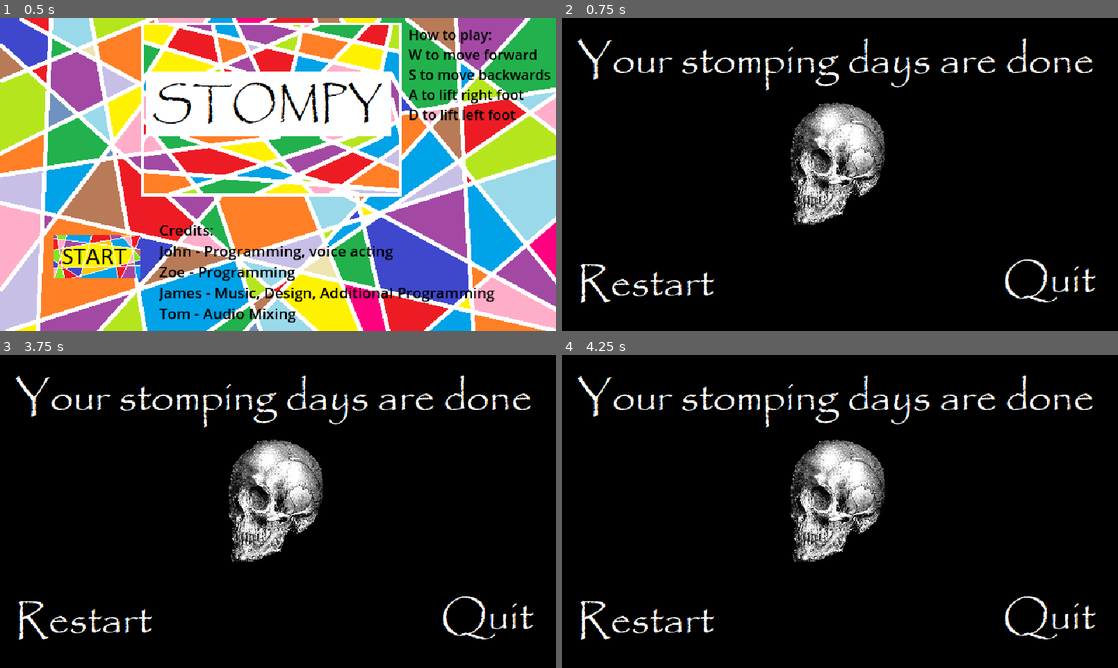
Above: before the commit, frames 1-4 (two rows, left to right).
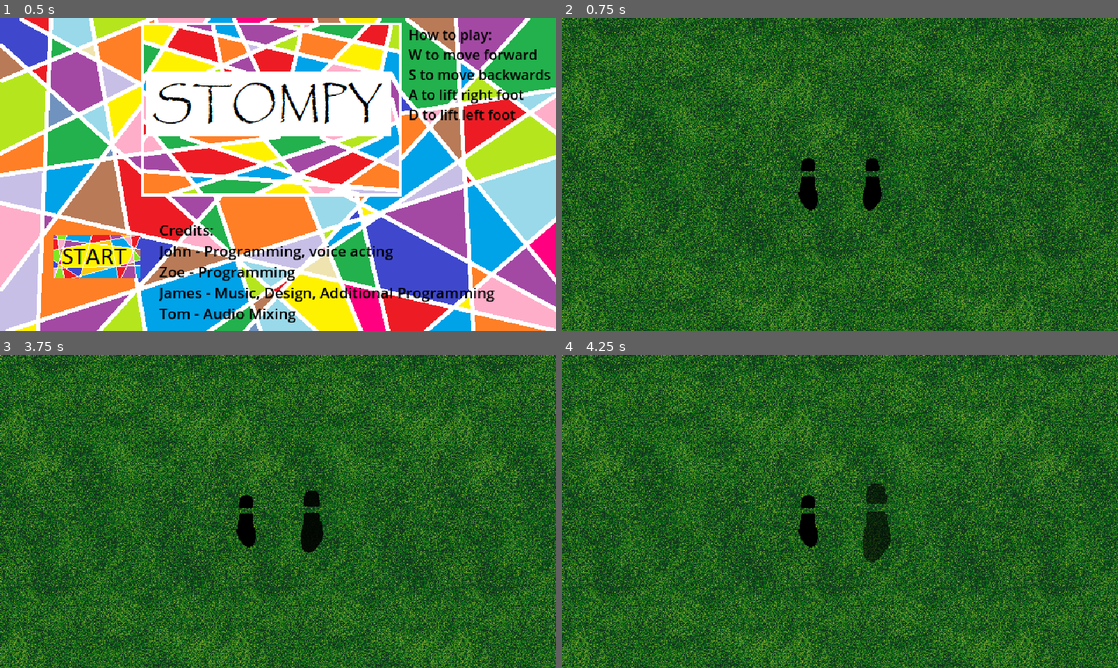
Above: after the commit, the same moments.

Repository: Burger-Bois/ld56
Game: Godot game, scene res://src/main.tscn
Two runs of this game, one before a commit and one after it. Both use one fixed random seed, a clock stepped at 60 frames per second and the inputs below.
Inputs (mouse positions are in pixels of both pictures, inside the frame that each line leads up to):
- Up to frame 1 (0.5 s): no input
- Up to frame 2 (0.75 s): click (656, 255) at 0.5 s
- Up to frame 3 (3.75 s): click (88, 621) at 1.27 s; click (88, 621) at 2.02 s; click (88, 621) at 2.77 s; tap Enter at 3.5 s; hold D (right) from 3.53 s (still down)
- Up to frame 4 (4.25 s): keep holding D (right)

Frame 1 is identical in both runs. In frame 2, 100% of the frame differs, in the area x 0-100%, y 0-100%; in frame 3, 100%; in frame 4, 100%.

Commit message:
Fix restart

Diff:
--- a/src/main.tscn
+++ b/src/main.tscn
@@ -8,4 +8,7 @@
 
 [node name="game" type="Node" parent="."]
 
-[node name="ui" parent="." instance=ExtResource("2_qlupu")]
+[node name="UILayer" type="CanvasLayer" parent="."]
+
+[node name="ui" parent="UILayer" node_paths=PackedStringArray("_game") instance=ExtResource("2_qlupu")]
+_game = NodePath("../../game")
--- a/src/player.gd
+++ b/src/player.gd
@@ -13,7 +13,7 @@
 
 
 func _ready():
-	_health = 10
+	_health = 100
 	SignalBus.enemy_hit.connect(on_enemy_hit)
 	_current_pivot = _left_boot
 
--- a/src/ui.gd
+++ b/src/ui.gd
@@ -1,4 +1,6 @@
 extends Control
+
+@export var _game: Node
 
 var stageScene = preload("res://src/stage.tscn")
 
@@ -12,13 +14,16 @@
 
 
 func start():
-	#var stage := stageScene.instantiate() as Stage
-	#stage.finished.connect(_on_game_over)
-	#$".".get_parent().find_child("game").add_child(stage)
+	if not _game.get_children().is_empty():
+		for child in _game.get_children():
+			child.queue_free()
+
+	var stage := stageScene.instantiate() as Stage
+	stage.finished.connect(_on_game_over)
+	_game.add_child(stage)
 	$Panel.hide()
 	$Panel2.hide()
 	$Panel/AudioStreamPlayer.stop()
-	_on_game_over(Stage.FinishState.GAME_OVER)
 
 
 
